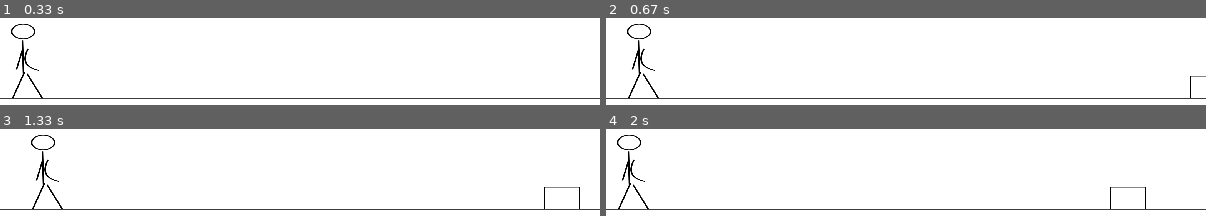
Above: before the commit, frames 1-4 (two rows, left to right).
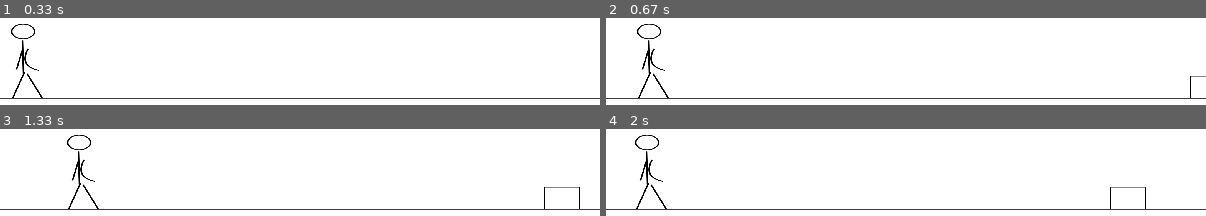
Above: after the commit, the same moments.

Repository: VeroniBraakman/Basic_Game
Game: pygame game, started from PygameTest.py
The game is run twice, just before and just after one commit, with the same random seed, the same clock (stepped at 60 frames per second) and the same inputs.
Inputs:
- Up to frame 1 (0.33 s): no input
- Up to frame 2 (0.67 s): hold Right from 0.33 s (still down)
- Up to frame 3 (1.33 s): release Right at 0.8 s; hold Right 0.83-1.3 s
- Up to frame 4 (2 s): hold Left 1.33-1.87 s; hold Left from 1.9 s (still down)

Frame 1 is identical in both runs. In frame 2, 1.2% of the frame differs, in the area x 3-11%, y 6-92%; in frame 3, 1.2%, in the area x 5-17%, y 6-92%; in frame 4, 1.2%.

Commit message:
continuous movement

Diff:
--- a/PygameTest.py
+++ b/PygameTest.py
@@ -16,6 +16,7 @@
 OBJECT= p.image.load('object1.png')
 main_character = p.transform.scale(FIGURE, (50,80))
 main_object = p.transform.scale(OBJECT, (40, 25))
+jump = False
 
 
 def draw_window(m_c, m_o):
@@ -25,12 +26,12 @@
     p.draw.line(SCREEN, GREY, (0, 245), (600, 245), 1)
     p.display.update()
 
-def move_main_character(e, m_c):
-    if e.type == p.KEYDOWN:
-        if e.key == p.K_RIGHT and m_c.x <= R_BORDER:
-            m_c.x += 10
-        if e.key == p.K_LEFT and m_c.x >= 0:
-            m_c.x -= 10
+def move_main_character(m_c):
+    key_input = p.key.get_pressed()
+    if key_input[p.K_RIGHT] and m_c.x <= R_BORDER:
+        m_c.x += VEL
+    if key_input[p.K_LEFT] and m_c.x >= 0:
+        m_c.x -= VEL
 
 def detect_collision(m_o, m_c):
     if m_o.x < m_c.x:
@@ -54,8 +55,11 @@
         for e in p.event.get():
             if e.type == p.QUIT:
                 run = False
-            move_main_character(e, m_c)
-            detect_collision(m_o, m_c)
+
+
+        #m_c_jump(e, m_c)
+        move_main_character(m_c)
+        detect_collision(m_o, m_c)
         draw_window(m_c, m_o)
 
     p.quit()
